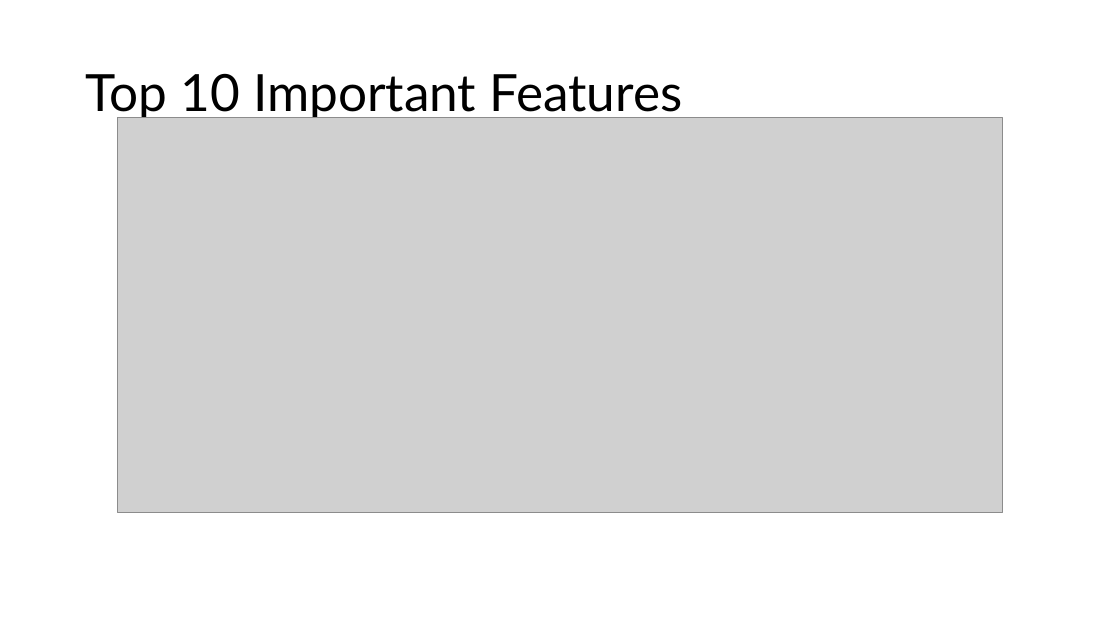
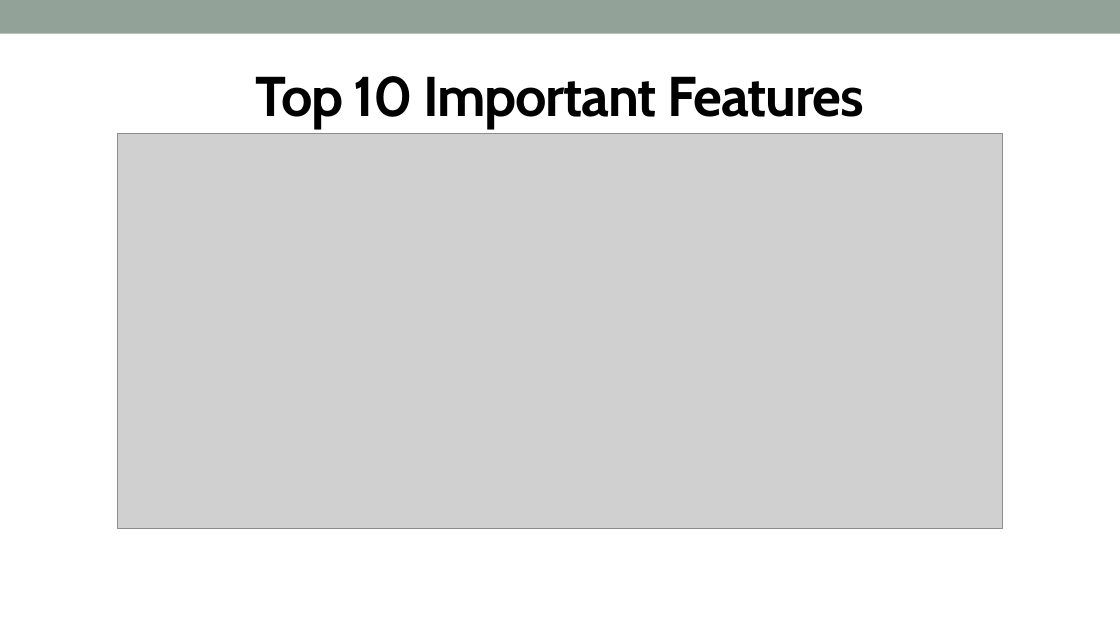
Before and after one commit to adnt01/stroke_factors_analysis, a slide deck: slide 14 of report_and_presentation/Cohort8_DS3_Presentation.pptx. Drawn at 1120x630 pixels with LibreOffice and Linux fonts; fonts in the diff are those of the drawing; grey boxes stand for pictures. Boxes give left, top, right and bottom in pixels: in the first picture for what was removed or moved away, otherwise in the second. Text is boxed around its words. In the diff, an @@ line names an element or a change of style, - is before the commit and + after.

Commit message:
update presentation format

```diff
--- a/report_and_presentation/Cohort8_DS3_Presentation.pptx
+++ b/report_and_presentation/Cohort8_DS3_Presentation.pptx
@@ rectangle added at bbox=[0, 0, 1120, 34], fill #93A299 @@
@@ title "Top 10 Important Features": place and size @@
-title "Top 10 Important Features" at bbox=[85, 73, 682, 120]
+title "Top 10 Important Features" at bbox=[255, 76, 864, 129]
@@ title "Top 10 Important Features" at bbox=[255, 76, 864, 129]: size 44 to 48 pt, font Lato to Cabin, letter spacing 0 to -1 pt, bold on; alignment left to centre; line spacing 0.9 to 1 @@
@@ picture: place and size @@
-picture at bbox=[118, 118, 1003, 513]
+picture at bbox=[118, 134, 1003, 528]
```
Also in this commit, not shown: 19 other slides changed, 1 slide added, 1 slide removed.
